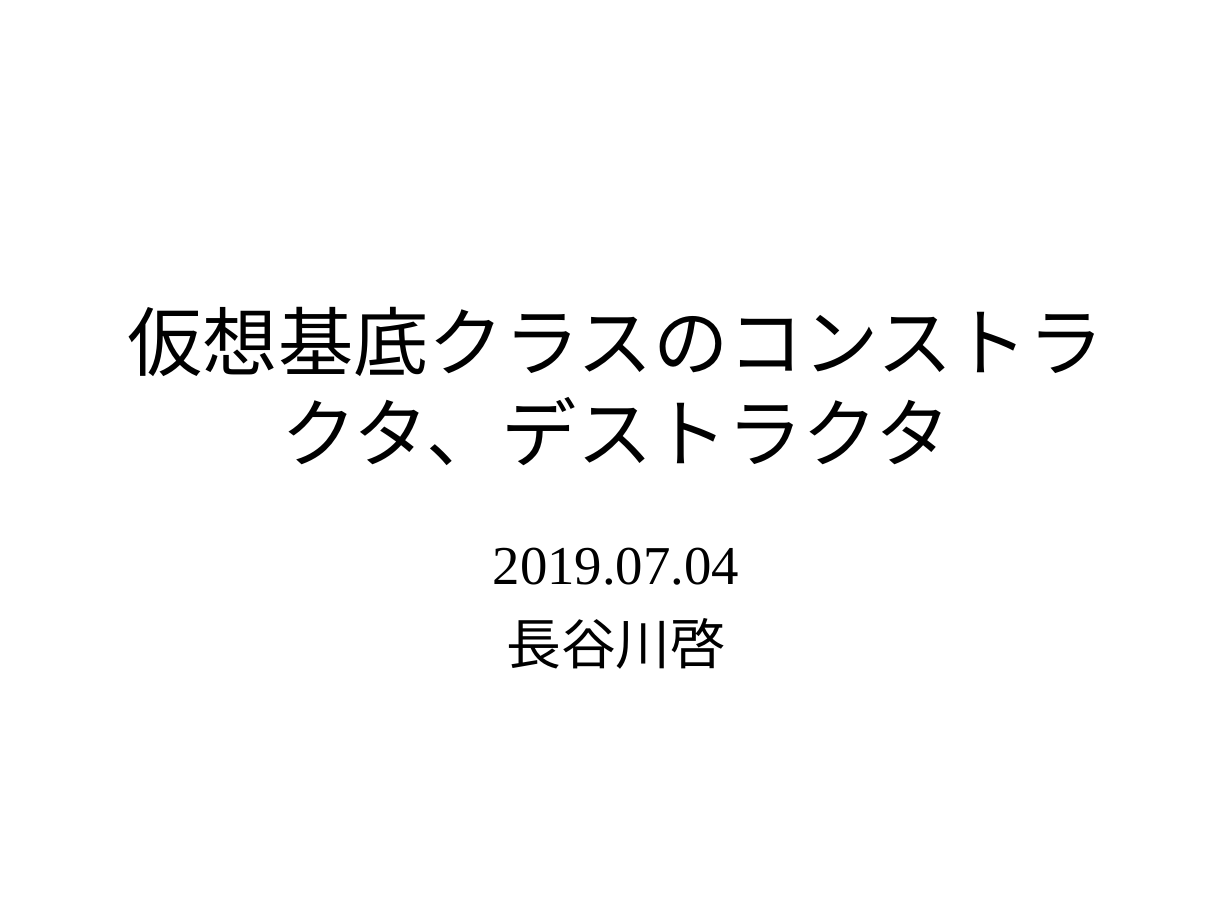
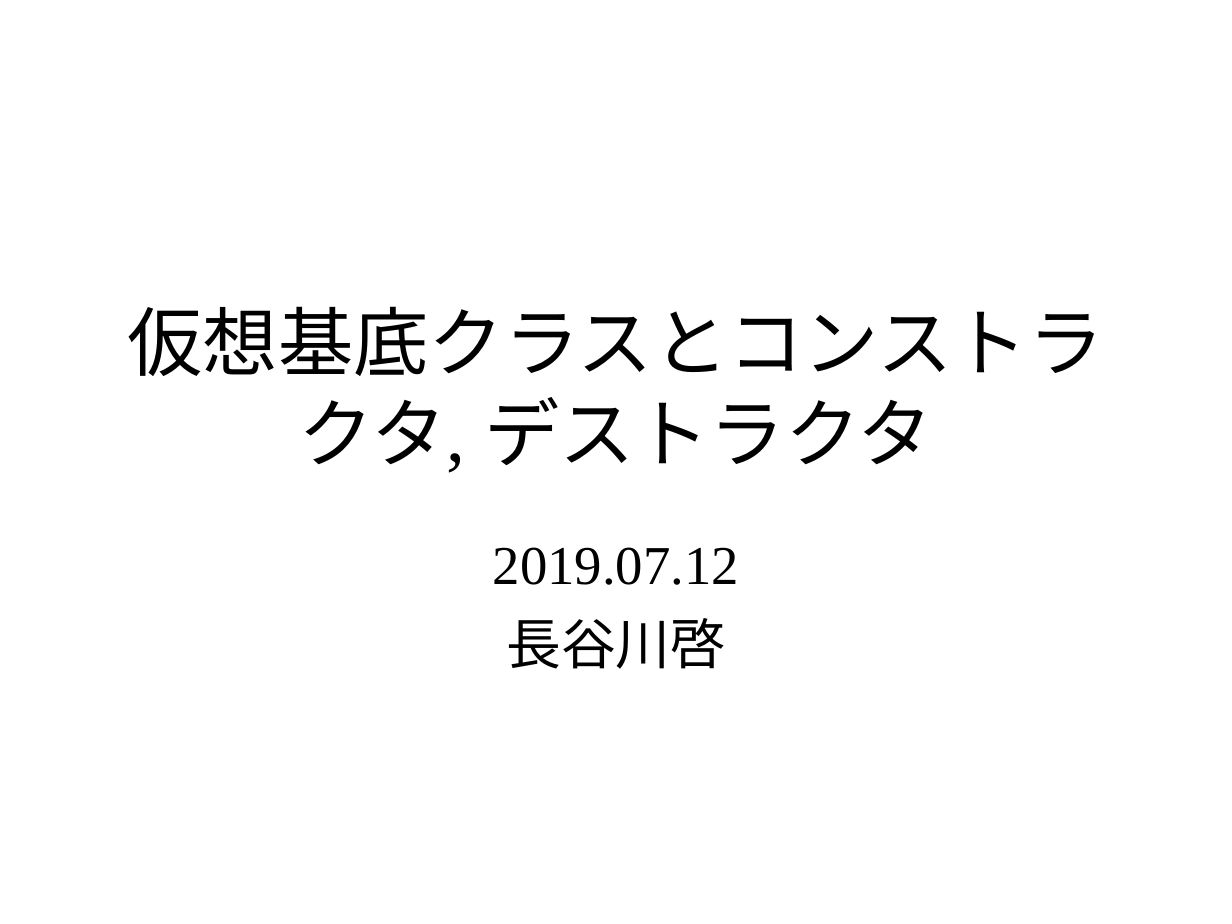
Before and after one commit to KeiHasegawa/cxx_doc, a slide deck: slide 1 of 11_virtual_base_ctor_dtor.ppt. Drawn at 1232x924 pixels with LibreOffice and Linux fonts; fonts in the diff are those of the drawing. Boxes give left, top, right and bottom in pixels: in the first picture for what was removed or moved away, otherwise in the second. Text is boxed around its words. In the diff, an @@ line names an element or a change of style, - is before the commit and + after.

```diff
--- a/11_virtual_base_ctor_dtor.ppt
+++ b/11_virtual_base_ctor_dtor.ppt
@@ title at <box>128,306,1104,473</box>: text changed @@
-仮想基底クラスのコンストラクタ、デストラクタ
+仮想基底クラスとコンストラクタ, デストラクタ
@@ subtitle at <box>493,547,739,585</box>: text changed @@
-2019.07.04
+2019.07.12
```
Also in this commit, not shown: 3 slides added, 3 other files.
